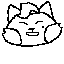
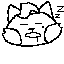
Before/after of a 64px x 64px layered artwork. What changed in the layer stack:
hid "satisfied", painted on it over [left=19, top=6, right=64, bottom=42]
added layer "asleep" over [left=19, top=6, right=64, bottom=42]
